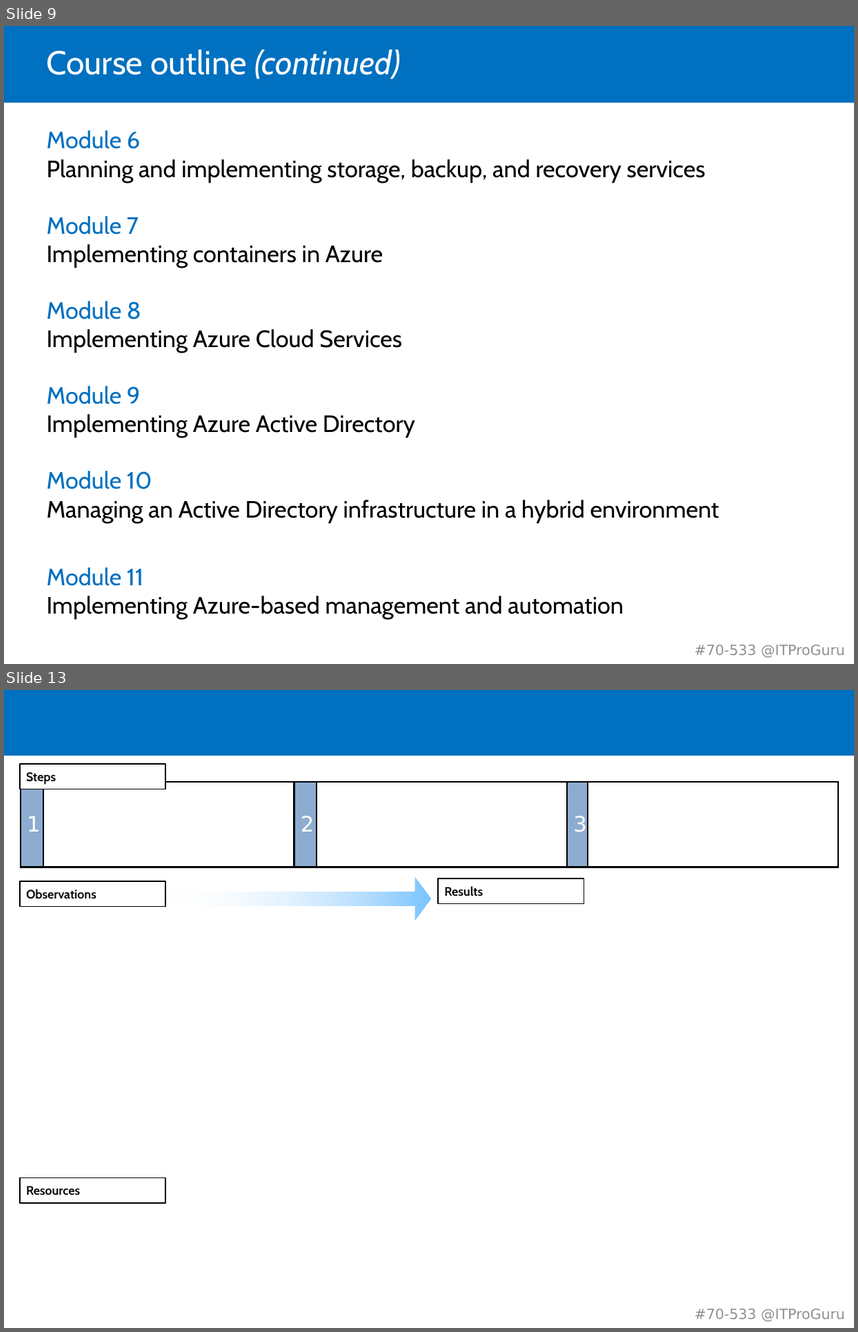
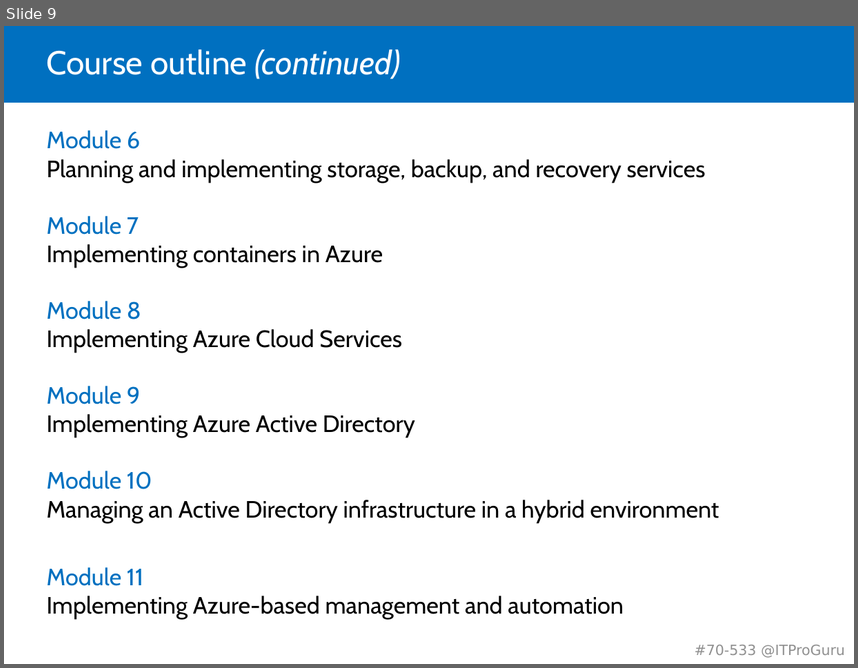
Before and after one commit to guruskill/70-533, a slide deck: 70-533-01-App-Service-Apps.pptx. Shown one above the other, each under a label of ours: slides 9 and 13 before the commit, slide 9 after it; the slides between them are not shown. The pictures are 858x1332 and 858x668 pixels, drawn with LibreOffice and Linux fonts; fonts in the diff are those of the drawing. Boxes give left, top, right and bottom in pixels: in the first picture for what was removed or moved away, otherwise in the second. Text is boxed around its words. In the diff, an @@ line names an element or a change of style, - is before the commit and + after.

```diff
--- a/70-533-01-App-Service-Apps.pptx
+++ b/70-533-01-App-Service-Apps.pptx
@@ slide 13 removed at box(4, 690, 854, 1328), background #FFFFFF; not listed: 2 template elements that a slide beside it also shows @@
@@ rectangle removed at box(20, 764, 166, 789) @@
-Steps
@@ table removed at box(20, 782, 838, 867), 1 rows, 6 columns @@
-1 |  | 2 |  | 3 | 
@@ rectangle removed at box(20, 881, 166, 907) @@
-Observations
@@ down arrow removed at box(165, 876, 430, 920) @@
@@ rectangle removed at box(439, 879, 584, 904) @@
-Results
@@ rectangle removed at box(20, 1177, 165, 1203) @@
-Resources
```
Also in this commit, not shown: 1 slide changed, 2 other slides removed, 8 other files.
